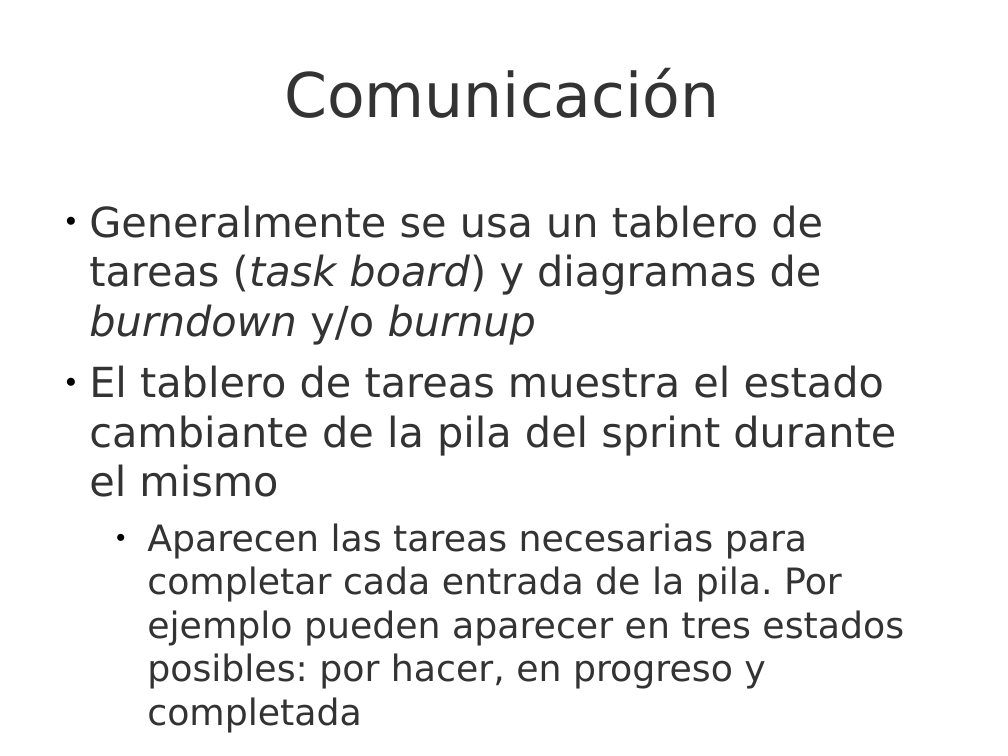
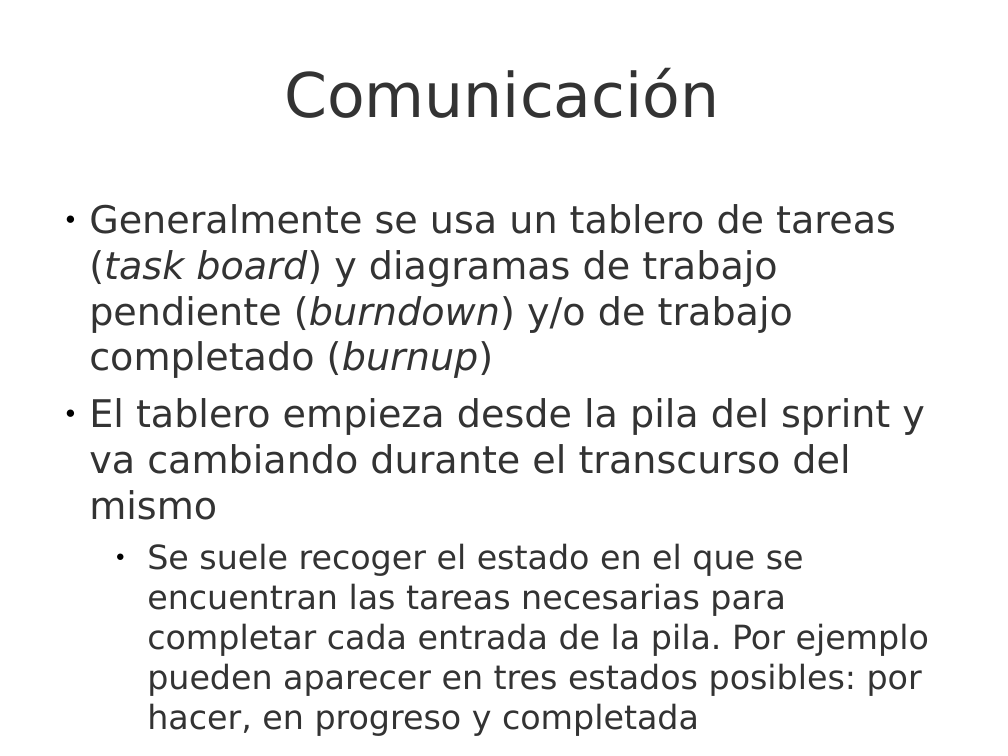
Before and after one commit to UNIZAR-30248-GeProSoft/scrum-slides, a slide deck: slide 23 of 7i_GPS-S08-Scrum-SprintsEnDetalle.odp. Drawn at 1008x756 pixels with LibreOffice and Linux fonts; fonts in the diff are those of the drawing; background and template pictures are left out. Boxes give left, top, right and bottom in pixels: in the first picture for what was removed or moved away, otherwise in the second. Text is boxed around its words. In the diff, an @@ line names an element or a change of style, - is before the commit and + after.

```diff
--- a/7i_GPS-S08-Scrum-SprintsEnDetalle.odp
+++ b/7i_GPS-S08-Scrum-SprintsEnDetalle.odp
@@ text at (89, 204, 929, 736): text changed; size 29.6 to 27.2 pt @@
-● Generalmente se usa un tablero de tareas (task board) y diagramas de burndown y/o burnup
-● El tablero de tareas muestra el estado cambiante de la pila del sprint durante el mismo
-  ● Aparecen las tareas necesarias para completar cada entrada de la pila. Por ejemplo pueden aparecer en tres estados posibles: por hacer, en progreso y completada
+● Generalmente se usa un tablero de tareas (task board) y diagramas de trabajo pendiente (burndown) y/o de trabajo completado (burnup)
+● El tablero empieza desde la pila del sprint y va cambiando durante el transcurso del mismo
+  ● Se suele recoger el estado en el que se encuentran las tareas necesarias para completar cada entrada de la pila. Por ejemplo pueden aparecer en tres estados posibles: por hacer, en progreso y completada
```
Also in this commit, not shown: 5 other slides changed, 4 other files.
